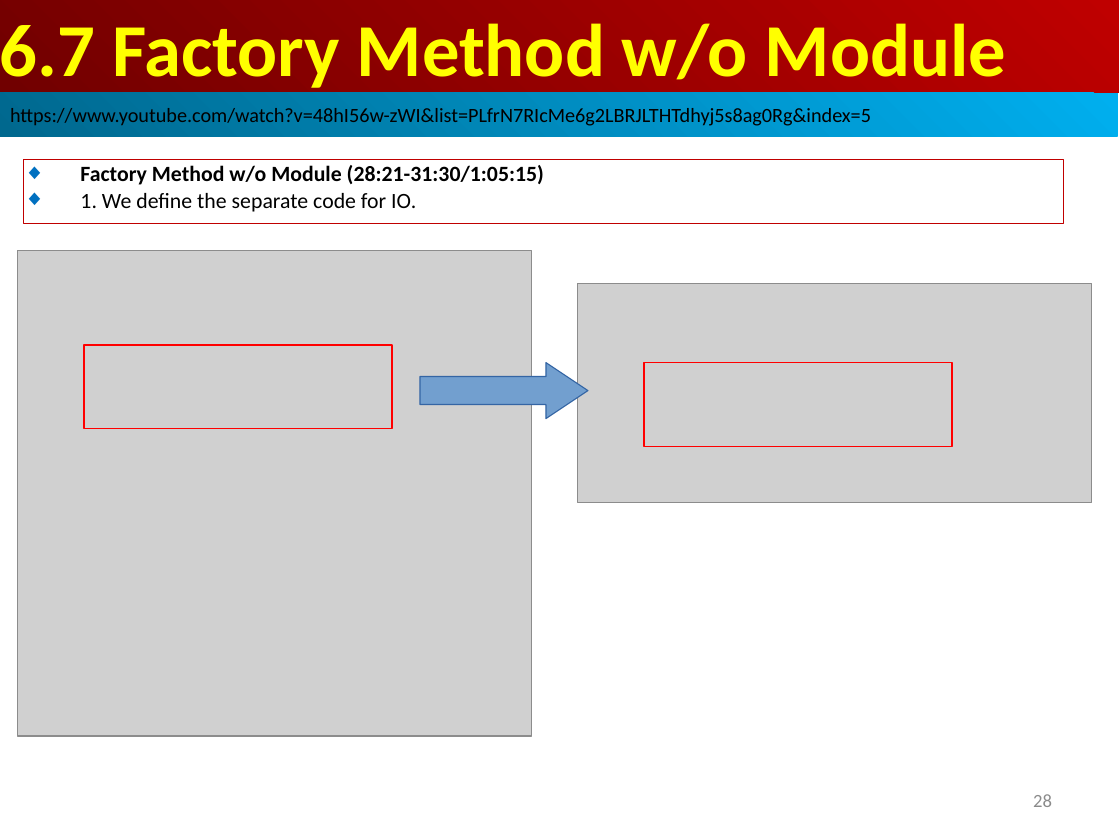
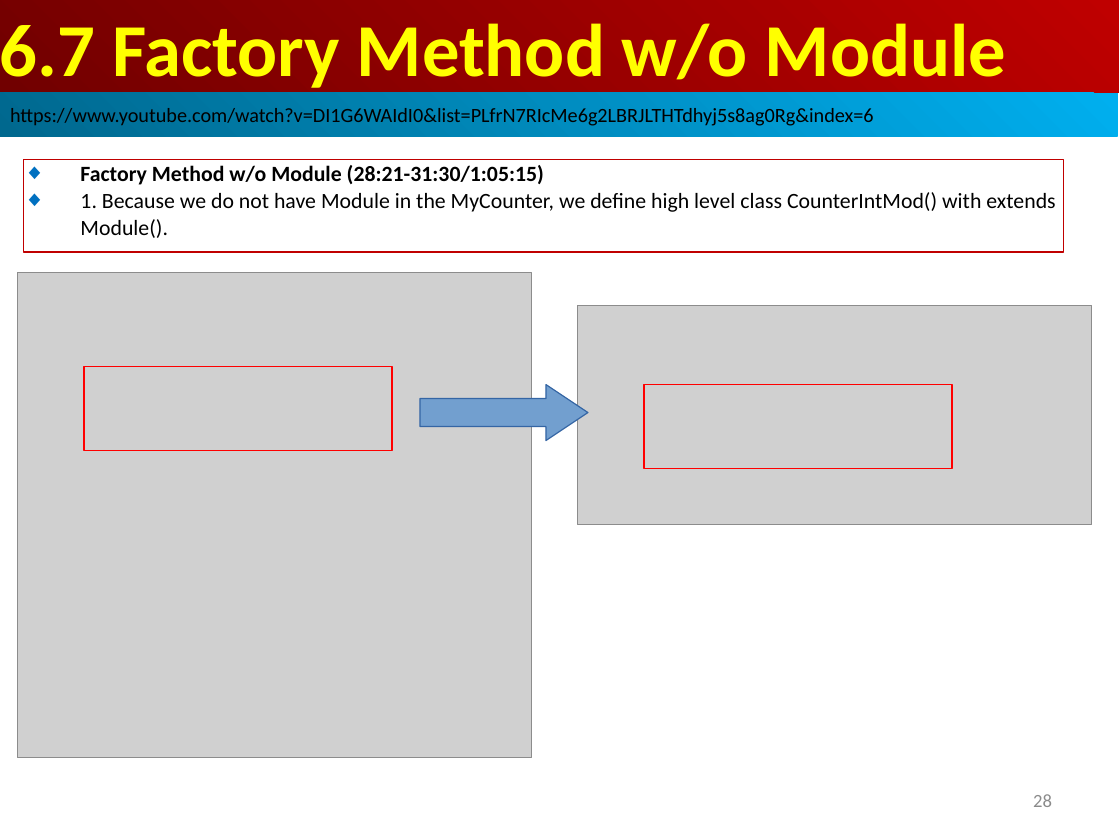
Before and after one commit to peterhchen/AIU_CS800_Chisel, a slide deck: slide 28 of 500_UCSC_HWD/006_Encap/000_Video/006.Encap.ppt. Drawn at 1120x840 pixels with LibreOffice and Linux fonts; fonts in the diff are those of the drawing; grey boxes stand for pictures. Boxes give left, top, right and bottom in pixels: in the first picture for what was removed or moved away, otherwise in the second. Text is boxed around its words. In the diff, an @@ line names an element or a change of style, - is before the commit and + after.

```diff
--- a/500_UCSC_HWD/006_Encap/000_Video/006.Encap.ppt
+++ b/500_UCSC_HWD/006_Encap/000_Video/006.Encap.ppt
@@ text in rectangle at bbox=[10, 105, 874, 128]: text changed @@
-https://www.youtube.com/watch?v=48hI56w-zWI&list=PLfrN7RIcMe6g2LBRJLTHTdhyj5s8ag0Rg&index=5
+https://www.youtube.com/watch?v=DI1G6WAIdI0&list=PLfrN7RIcMe6g2LBRJLTHTdhyj5s8ag0Rg&index=6
@@ rectangle "Factory Method w/o Module (28:21-31:30/1:05:15)": place and size @@
-rectangle "Factory Method w/o Module (28:21-31:30/1:05:15)" at bbox=[24, 159, 1064, 224]
+rectangle "Factory Method w/o Module (28:21-31:30/1:05:15)" at bbox=[24, 159, 1064, 252]
@@ text in rectangle at bbox=[80, 192, 1055, 238]: text changed @@
-◆ 1. We define the separate code for IO.
+◆ 1. Because we do not have Module in the MyCounter, we define high level class CounterIntMod() with extends Module().
@@ picture: place and size @@
-picture at bbox=[578, 283, 1092, 503]
+picture at bbox=[578, 306, 1092, 525]
@@ 2 rectangles, 1 picture, 1 right arrow: place and size @@
-2 rectangles, 1 picture, 1 right arrow at bbox=[18, 251, 952, 736]
+2 rectangles, 1 picture, 1 right arrow at bbox=[18, 272, 952, 757]
```
Also in this commit, not shown: 20 other slides changed, 21 slides added.
